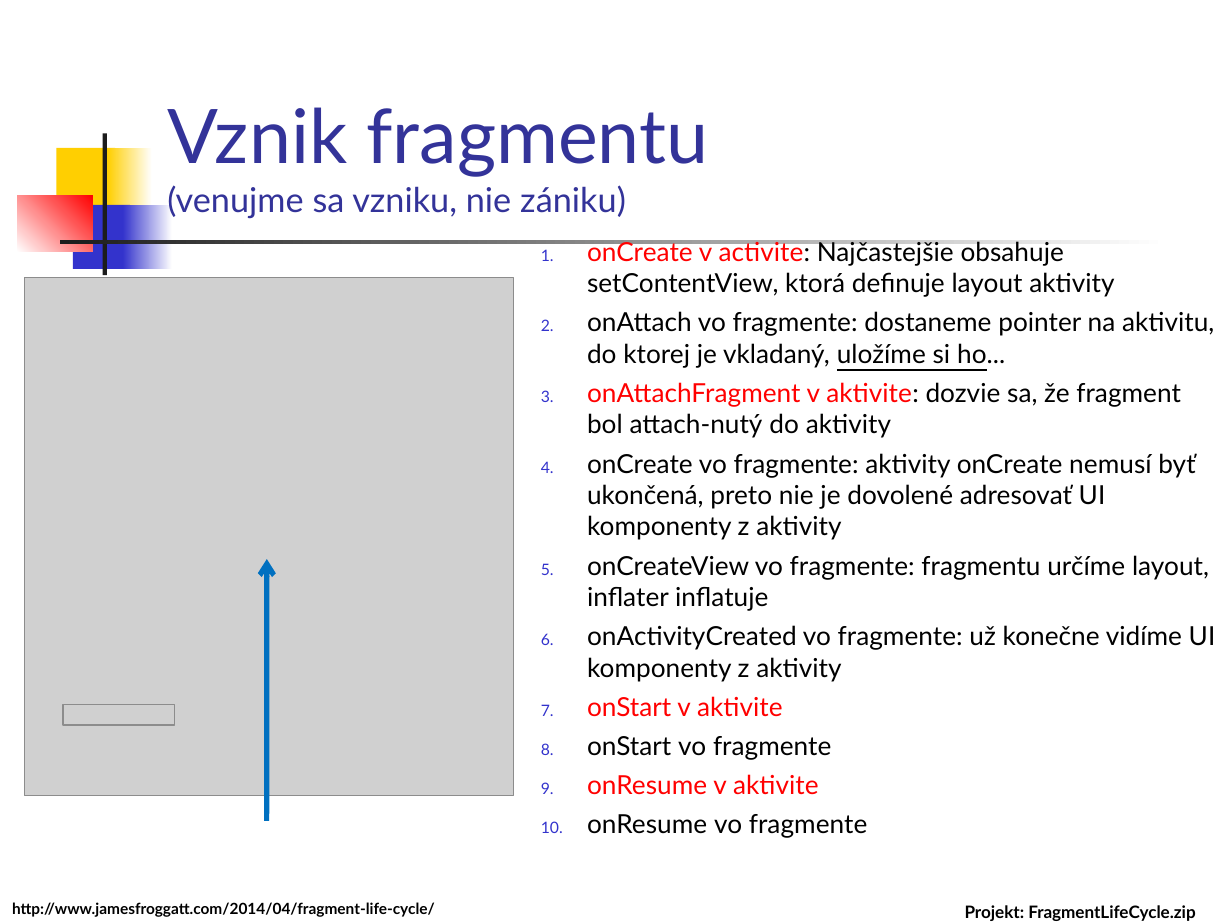
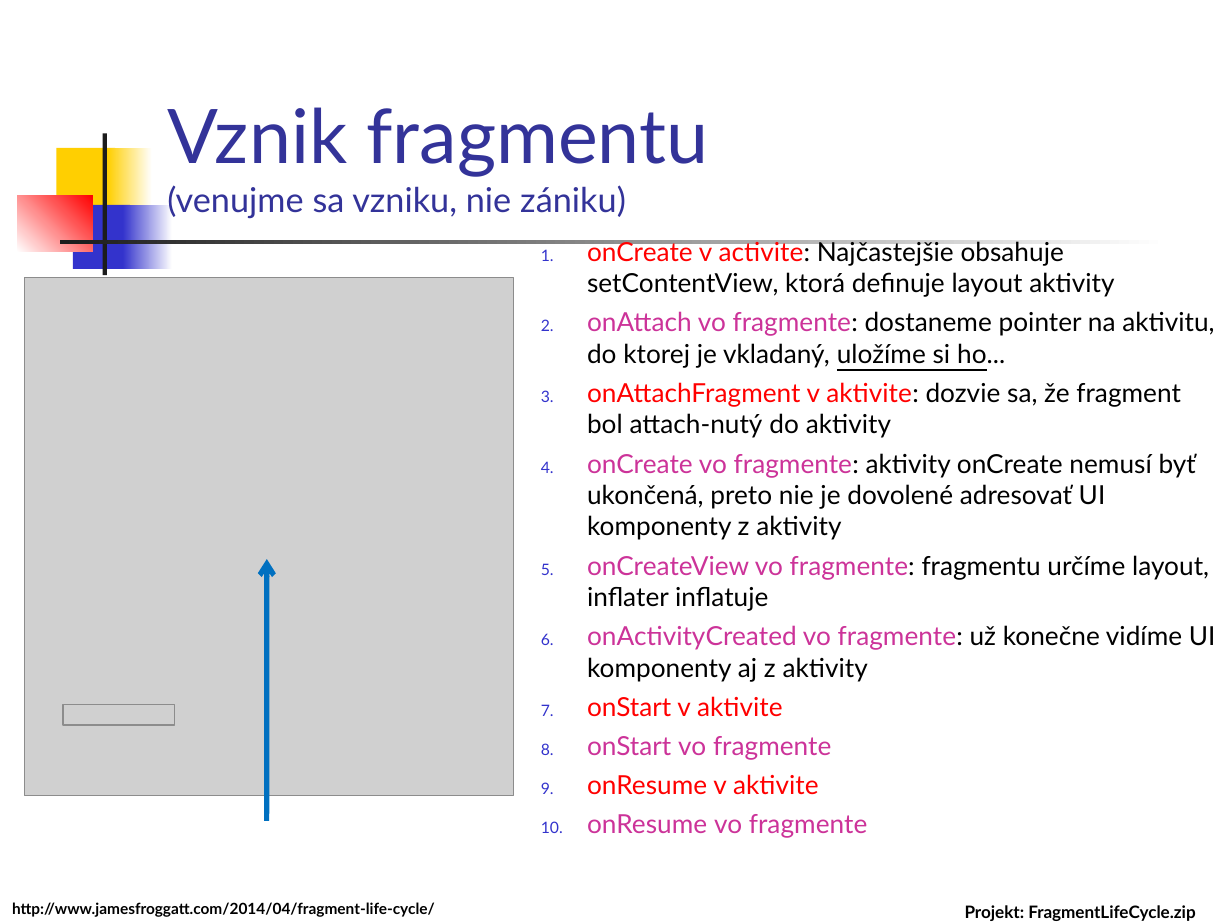
Before and after one commit to vmandro/Prednasky, a slide deck: slide 8 of 07/07_Android.ppt (slide 6 before the commit). Drawn at 1232x924 pixels with LibreOffice and Linux fonts; fonts in the diff are those of the drawing; grey boxes stand for pictures. Boxes give left, top, right and bottom in pixels: in the first picture for what was removed or moved away, otherwise in the second. Text is boxed around its words. In the diff, an @@ line names an element or a change of style, - is before the commit and + after.

```diff
--- a/07/07_Android.ppt
+++ b/07/07_Android.ppt
@@ text at (587, 311, 1214, 838): text colour #000000 to #CC3399 in "onAttach vo fragmente:", "onCreate vo fragmente:", "onCreateView vo fragmente:", "onStart vo fragmente" and 1 more places @@
@@ text at (587, 625, 1216, 681): text changed @@
-6. onActivityCreated vo fragmente: už konečne vidíme UI komponenty z aktivity
+6. onActivityCreated vo fragmente: už konečne vidíme UI komponenty aj z aktivity
```
Also in this commit, not shown: 23 other slides changed, 9 slides added, 2 slides removed, 1 other file.
